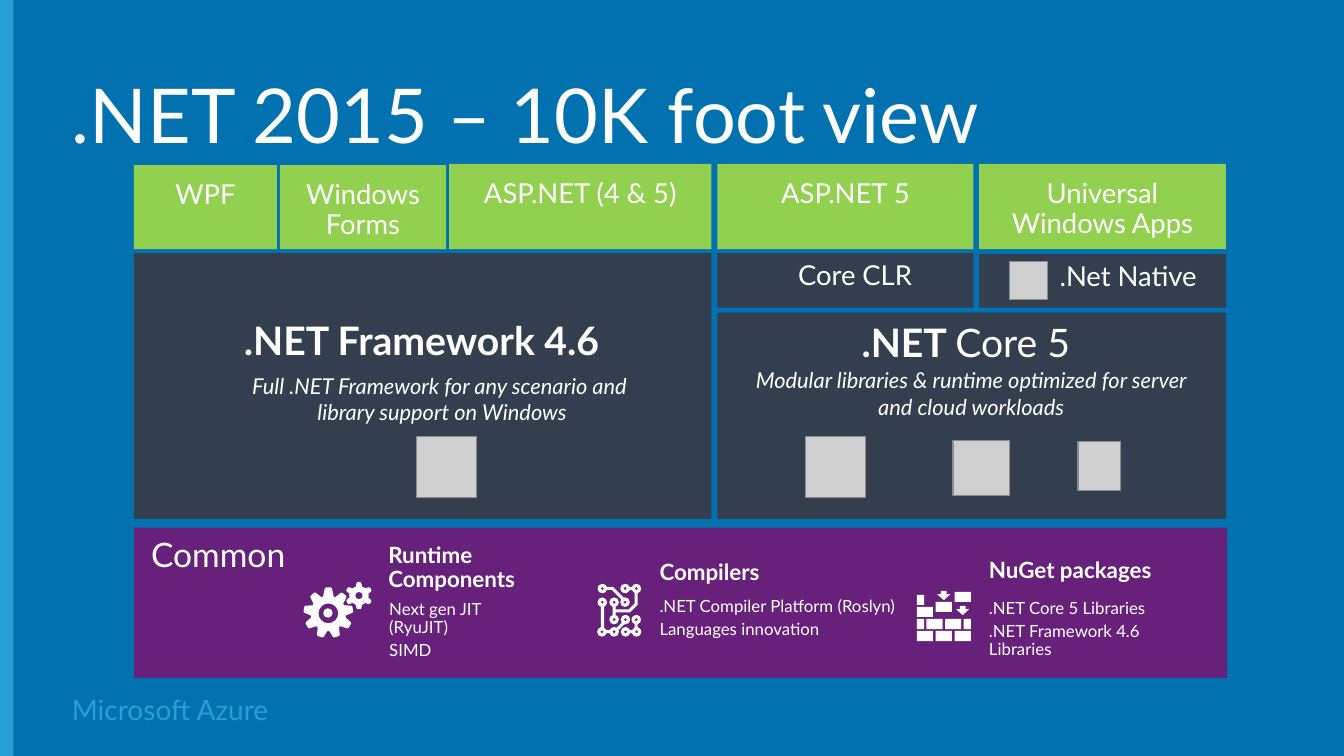
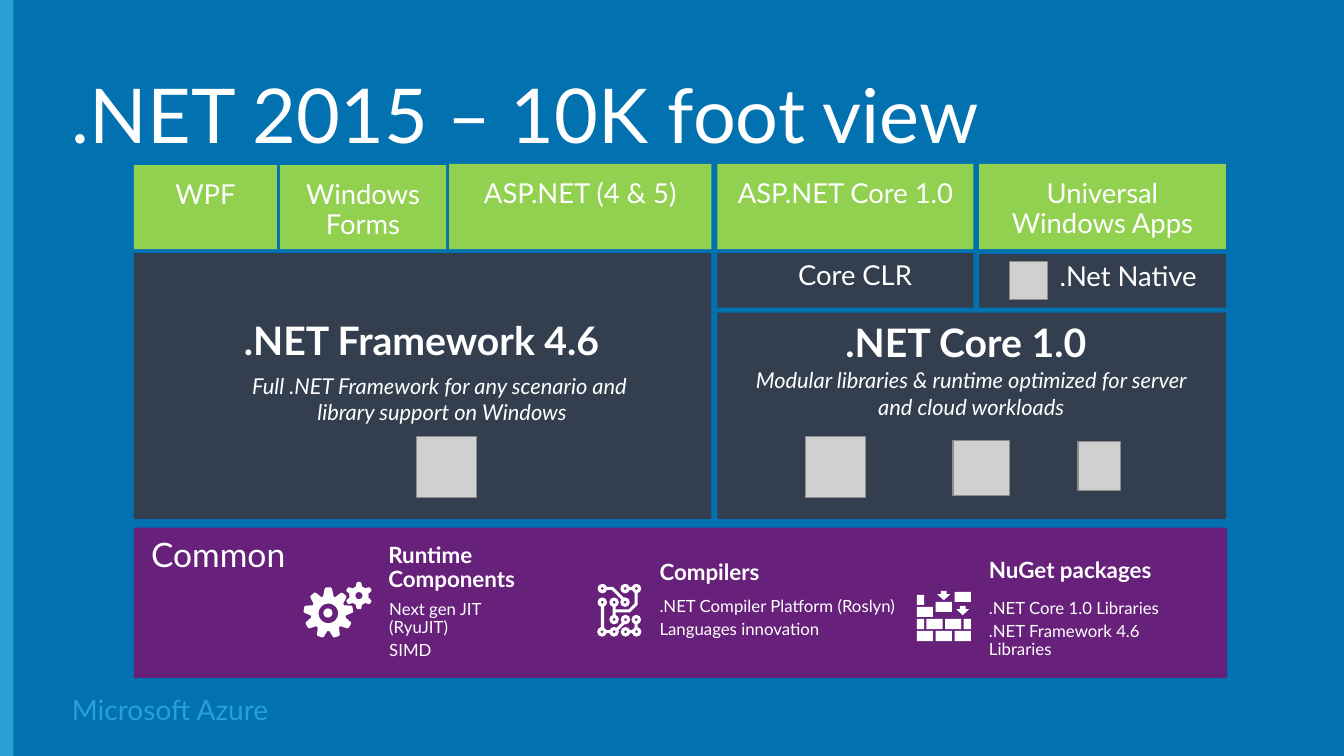
Before and after one commit to Microsoft-Web/WebCampTrainingKit, a slide deck: slide 7 of Presentation/07-Conclusion/Conclusion.pptx. Drawn at 1344x756 pixels with LibreOffice and Linux fonts; fonts in the diff are those of the drawing; grey boxes stand for pictures; background and template pictures are left out. Boxes give left, top, right and bottom in pixels: in the first picture for what was removed or moved away, otherwise in the second. Text is boxed around its words. In the diff, an @@ line names an element or a change of style, - is before the commit and + after.

Commit message:
Replaced 'ASP.NET 5' with 'ASP.NET Core 1.0' and '.NET Core 5' with '.NET Core 1.0'

```diff
--- a/Presentation/07-Conclusion/Conclusion.pptx
+++ b/Presentation/07-Conclusion/Conclusion.pptx
@@ text in rectangle at [738,183,953,203]: text changed @@
-ASP.NET 5
+ASP.NET Core 1.0
@@ text at [845,328,1087,358]: text changed; bold on @@
-.NET Core 5
+.NET Core 1.0
@@ text at [989,601,1159,614]: text changed @@
-  .NET Core 5 Libraries
+  .NET Core 1.0 Libraries
```
Also in this commit, not shown: 2 other slides changed, 1 other file.
